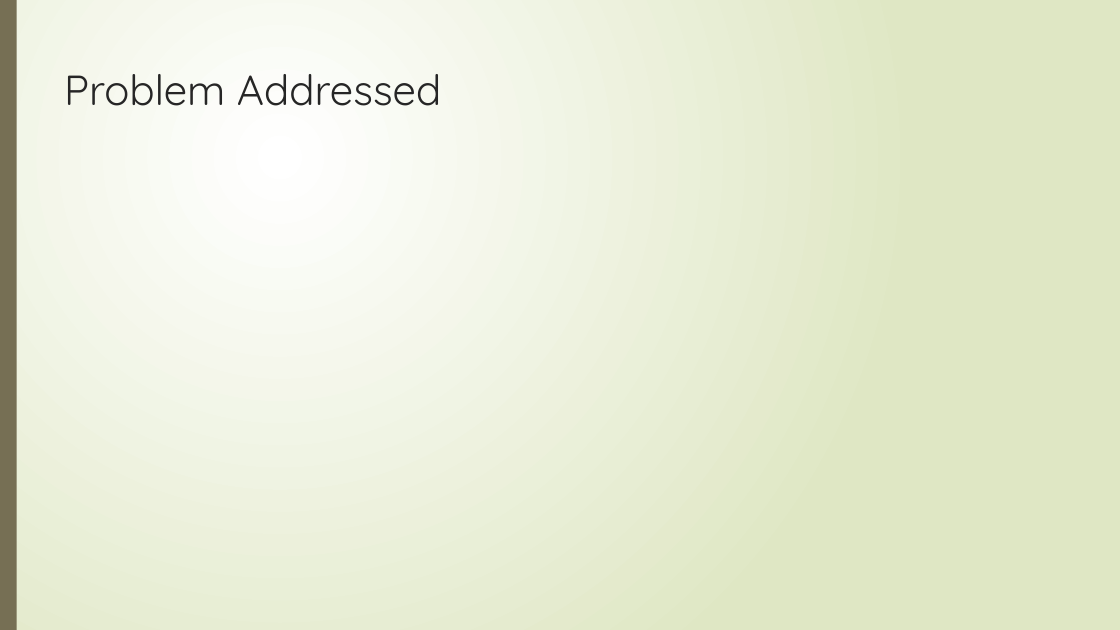
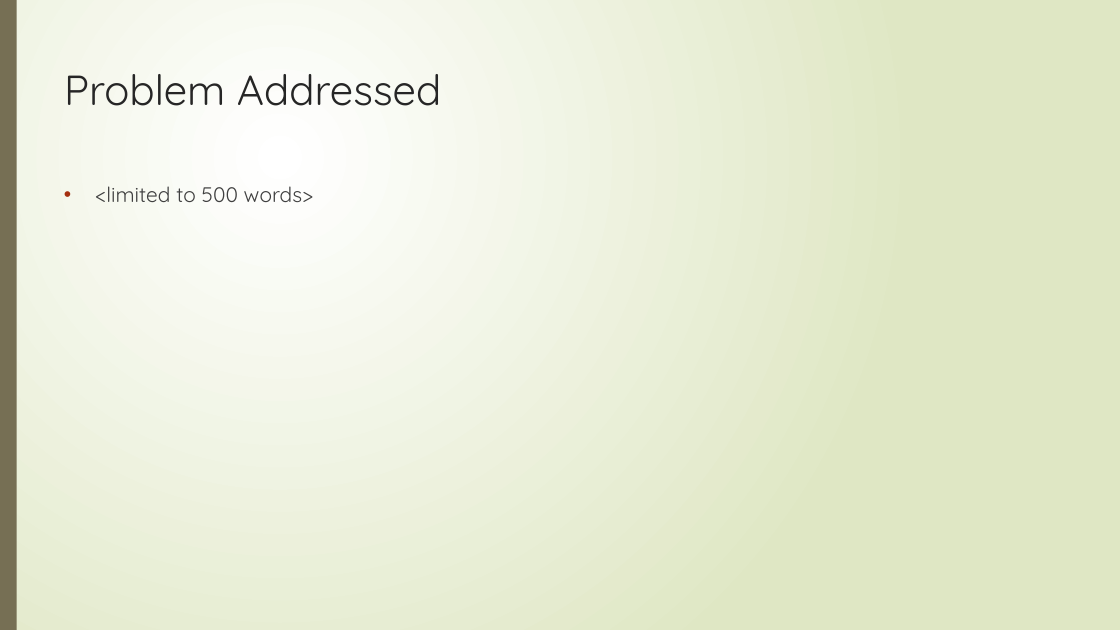
Before and after one commit to IBMDevConnect/callforcodekerala, a slide deck: slide 2 of Hackathon Presentation Template - CFC Kerala.pptx. Drawn at 1120x630 pixels with LibreOffice and Linux fonts; fonts in the diff are those of the drawing. Boxes give left, top, right and bottom in pixels: in the first picture for what was removed or moved away, otherwise in the second. Text is boxed around its words. In the diff, an @@ line names an element or a change of style, - is before the commit and + after.

```diff
--- a/Hackathon Presentation Template - CFC Kerala.pptx
+++ b/Hackathon Presentation Template - CFC Kerala.pptx
@@ text added at (95,186,314,202), 18 pt, text #404040 @@
+• <limited to 500 words>
```
Also in this commit, not shown: 2 other slides changed.
